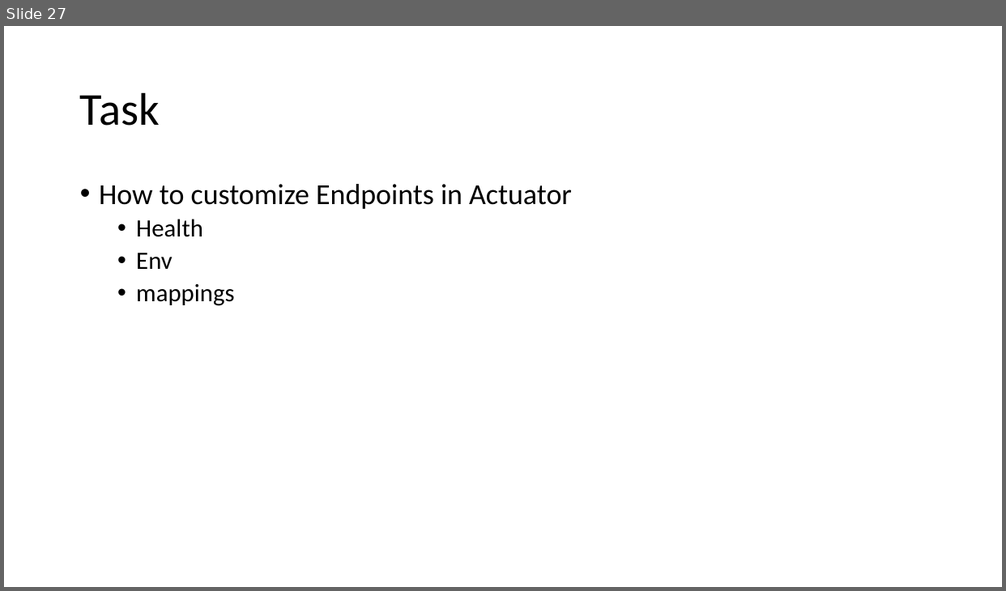
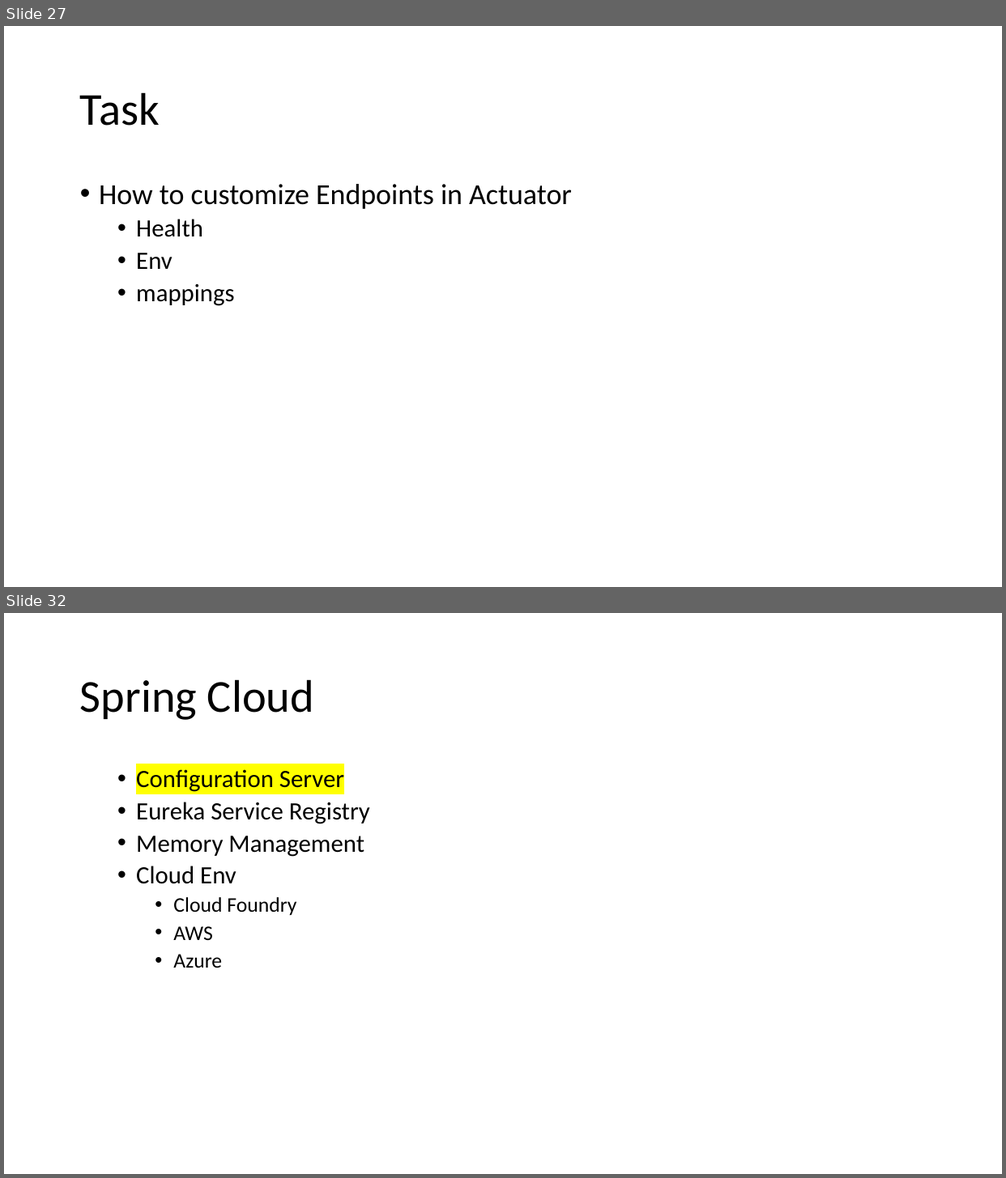
Before and after one commit to priyangm/pod_trg, a slide deck: FinishingSchool-June.pptx. Shown one above the other, each under a label of ours: slide 27 before the commit, slides 27 and 32 after it; the slides between them are not shown. The pictures are 1006x591 and 1006x1178 pixels, drawn with LibreOffice and Linux fonts; fonts in the diff are those of the drawing. Boxes give left, top, right and bottom in pixels: in the first picture for what was removed or moved away, otherwise in the second. Text is boxed around its words. In the diff, an @@ line names an element or a change of style, - is before the commit and + after.

```diff
--- a/FinishingSchool-June.pptx
+++ b/FinishingSchool-June.pptx
@@ slide 32 added at box(4, 613, 1002, 1174), background #FFFFFF @@
@@ title added at box(80, 679, 314, 720), 44 pt, text #000000 @@
+Spring Cloud
@@ text added at box(136, 769, 370, 968), 24 pt, text #000000 @@
+  • Configuration Server
+  • Eureka Service Registry
+  • Memory Management
+  • Cloud Env
+    • Cloud Foundry
+    • AWS
+    • Azure
```
Also in this commit, not shown: 6 other slides added, 2 other files.
